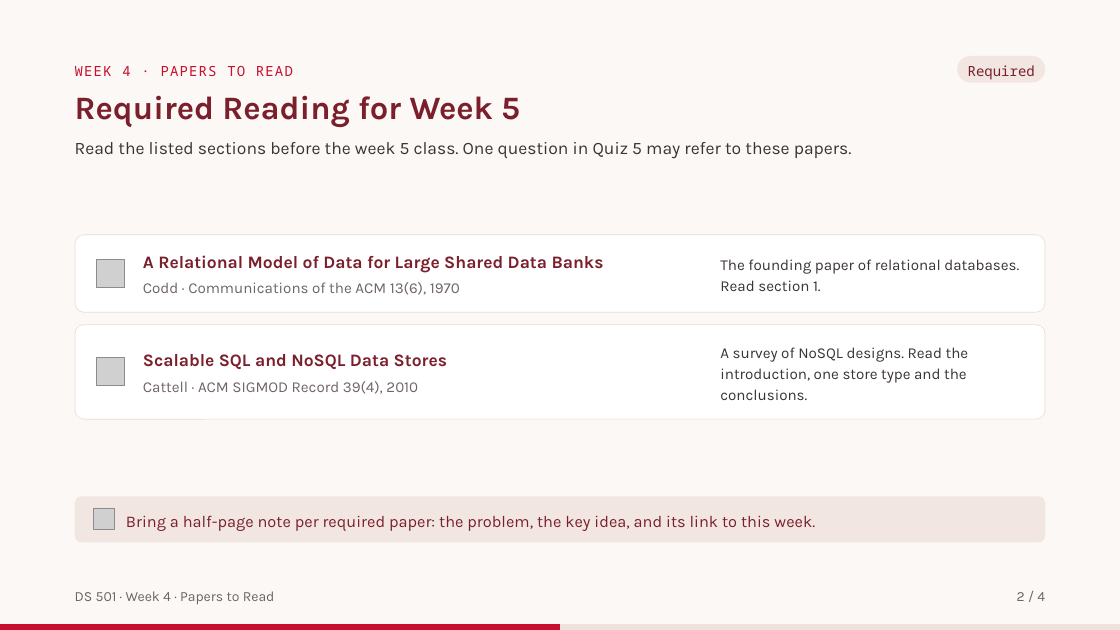
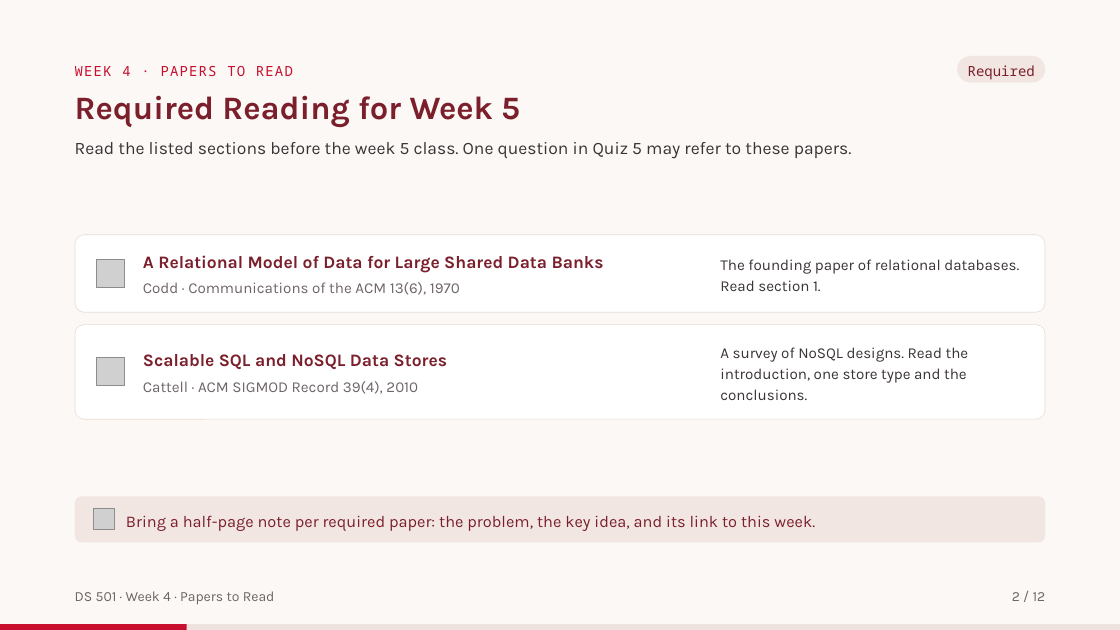
Before and after one commit to afnhsn-ibu/ds501, a slide deck: slide 60 of docs/slides/DS501_W04_Databases_and_SQL.pptx. Drawn at 1120x630 pixels with LibreOffice and Linux fonts; fonts in the diff are those of the drawing; grey boxes stand for pictures. Boxes give left, top, right and bottom in pixels: in the first picture for what was removed or moved away, otherwise in the second. Text is boxed around its words. In the diff, an @@ line names an element or a change of style, - is before the commit and + after.

```diff
--- a/docs/slides/DS501_W04_Databases_and_SQL.pptx
+++ b/docs/slides/DS501_W04_Databases_and_SQL.pptx
@@ text at (1012, 592, 1046, 601): text changed @@
-2 / 4
+2 / 12
@@ rectangle: place and size @@
-rectangle at (0, 624, 560, 630)
+rectangle at (0, 624, 187, 630)
```
Also in this commit, not shown: 2 other slides changed, 8 slides added, 23 other files.
